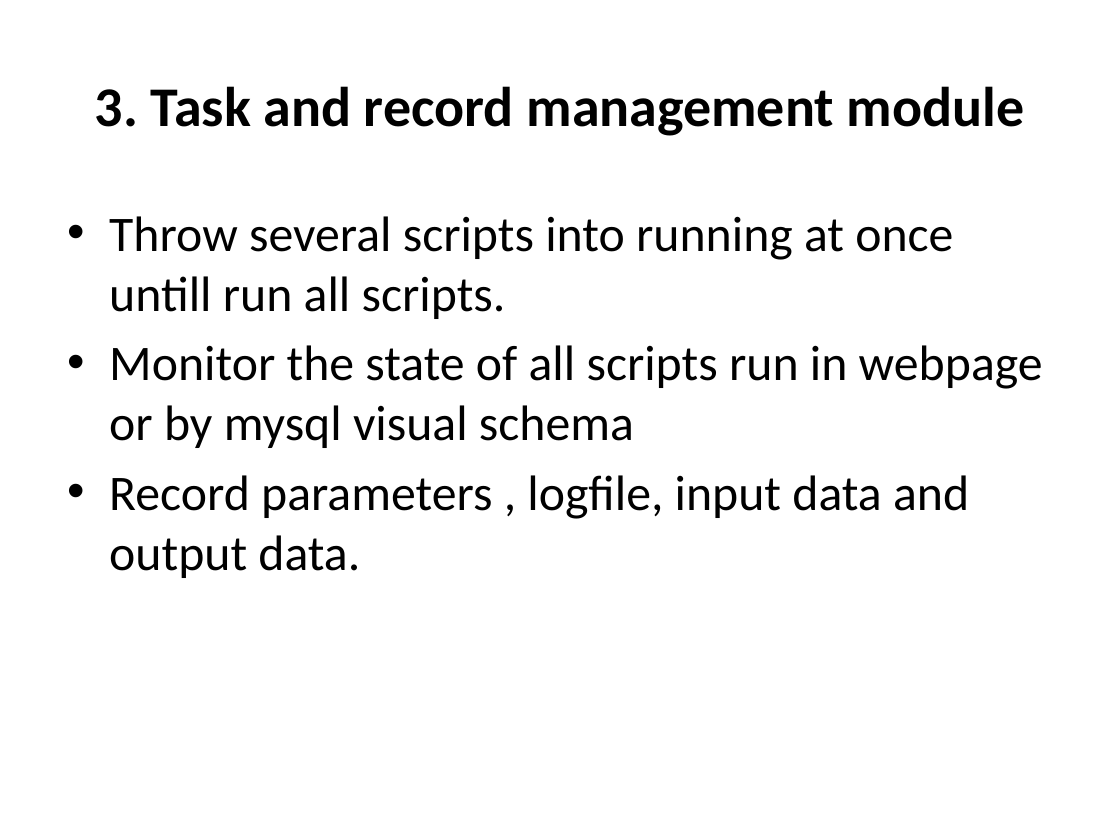
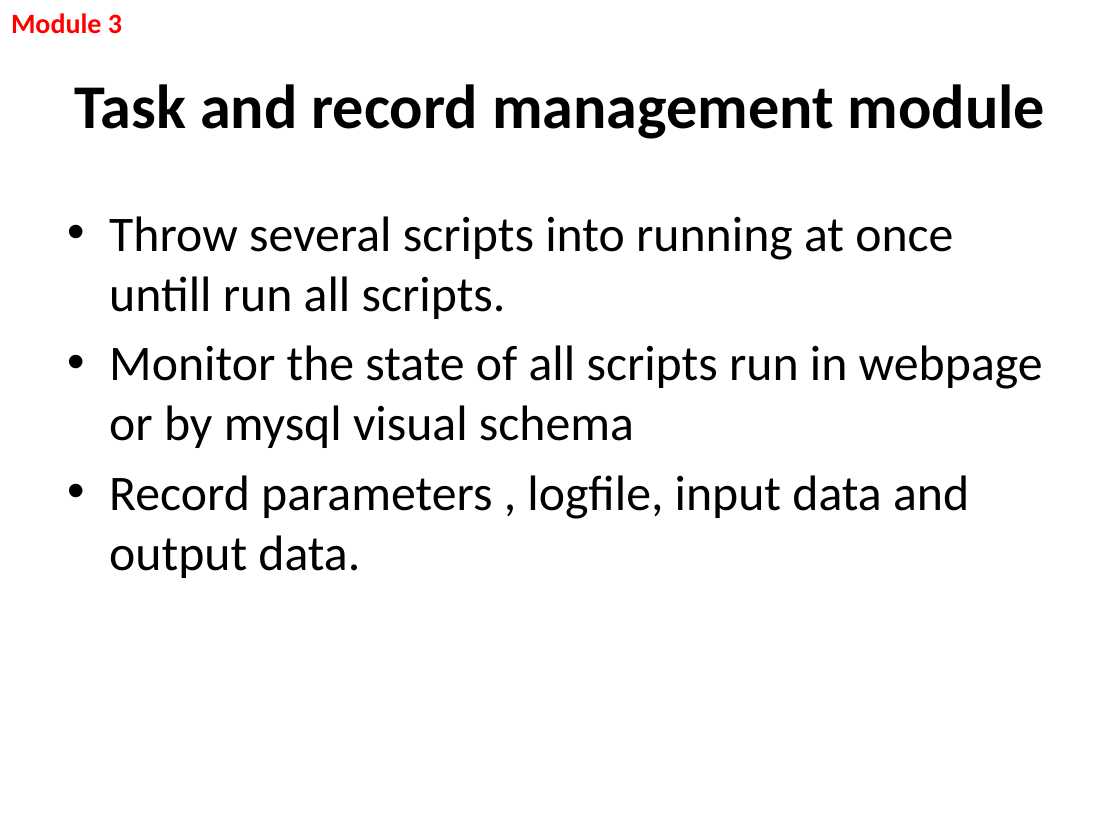
Before and after one commit to vitogump/lifelit, a slide deck: slide 11 of userGuide.pptx (slide 10 before the commit). Drawn at 1120x840 pixels with LibreOffice and Linux fonts; fonts in the diff are those of the drawing. Boxes give left, top, right and bottom in pixels: in the first picture for what was removed or moved away, otherwise in the second. Text is boxed around its words. In the diff, an @@ line names an element or a change of style, - is before the commit and + after.

```diff
--- a/userGuide.pptx
+++ b/userGuide.pptx
@@ text added at (x1=11, y1=13, x2=122, y2=34), 18 pt, text #FF0000, bold @@
+Module 3
@@ title at (x1=75, y1=84, x2=1045, y2=139): text changed; size 36 to 40 pt @@
-3. Task and record management module
+Task and record management module
```
Also in this commit, not shown: 6 other slides changed, 1 slide added, 6 other files.
